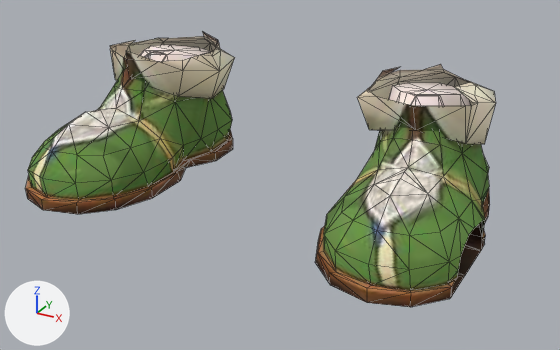
Two versions of the glTF model public/models/outfits/moonleaf_slippers.glb, one commit apart.
Both versions are drawn from a 50 mm lens placed at (0.342, -0.635, 0.319), pointed at (0.025, -0.057, 0.031). Arrows for +X, +Y and +Z are at lower left; the lights stay in place. The older version comes first. Mesh edges are drawn as thin lines. Where no turn or scale is listed for an object, it has been applied to the vertices. Vertices at exactly the same position are counted once.

In view in the first picture: 'spore_boots'.
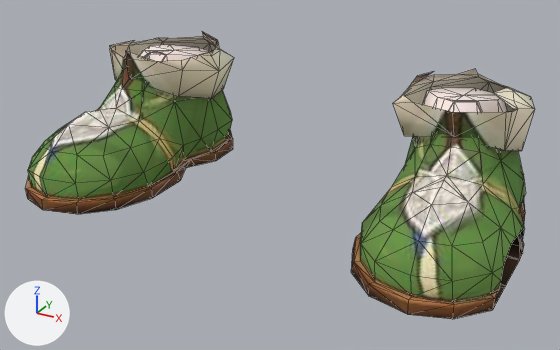
The newer file is also turned or shifted as a whole; pictures and numbers use the older file's frame.

Edits to the bpy script that builds the scene:
```text
Change me_spore_boots:
    used by ob_spore_boots; location = (0.0, 0.0, 0.0)
    remove me_spore_boots.from_pydata(...)  # 352 vertices, 602 faces; spans x -0.215..0.215, y -0.173..0.082, z 0.0..0.127
    add me_spore_boots.from_pydata(...)  # 352 vertices, 602 faces; spans x -0.215..0.247, y -0.173..0.082, z 0.0..0.127
    me_spore_boots part 1: the loose piece of 135 vertices spanning x 0.086..0.215, y -0.173..0.079, z 0.0..0.118 is moved by (0.032, 0.0, 0.0)
    me_spore_boots part 2: the loose piece of 42 vertices spanning x 0.079..0.199, y -0.055..0.082, z 0.061..0.125 is moved by (0.033, 0.0, 0.0)
    other edits to the shape of me_spore_boots do not show in these pictures
```

Pixel boxes [x1, y1, x2, y2] of what changed, in the pictures (560 x 350 px; the box of a moved part takes in the faces that stretch with it):
'spore_boots', reshaped (8% wider): before [26, 32, 496, 307]; after [26, 32, 535, 319]
part 1 of me_spore_boots, moved or reshaped: before [315, 83, 490, 307]; after [351, 88, 525, 319]
part 2 of me_spore_boots, moved or reshaped: before [357, 64, 496, 144]; after [393, 69, 535, 151]
